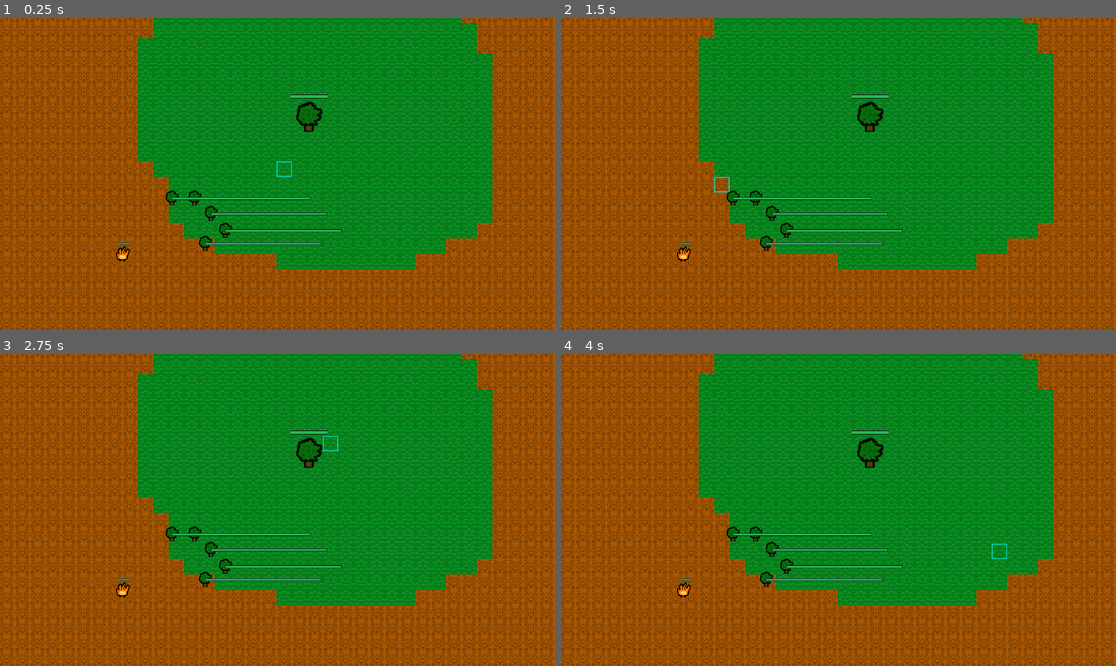
Above: before the commit, frames 1-4 (two rows, left to right).
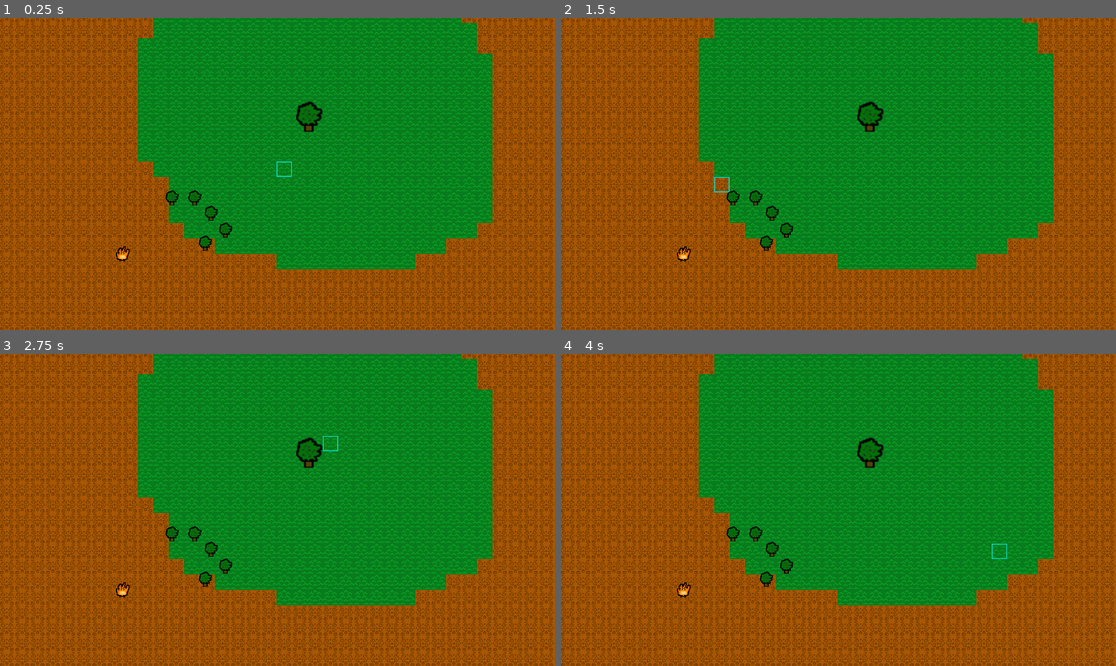
Above: after the commit, the same moments.

Repository: nmarch213/piratejam
Game: Godot game, scene res://main.tscn
Same seed, same stepped clock (60 frames per second), same inputs: the game is played once before the commit and once after it.
Inputs (mouse positions are in pixels of both pictures, inside the frame that each line leads up to):
- Up to frame 1 (0.25 s): no input
- Up to frame 2 (1.5 s): tap Enter at 0.5 s; move the mouse to (960, 158) at 0.52 s; tap Space at 1.25 s; move the mouse to (727, 189) at 1.27 s
- Up to frame 3 (2.75 s): tap Enter at 2 s; move the mouse to (333, 441) at 2.02 s
- Up to frame 4 (4 s): tap Space at 2.75 s; move the mouse to (810, 572) at 2.77 s; tap Enter at 3.5 s; move the mouse to (1005, 556) at 3.52 s

The runs differ from the first frame. In frame 1, 0.9% of the frame differs, in the area x 21-62%, y 24-73%; in frame 2, 0.9%; in frame 3, 0.9%; in frame 4, 0.9%.

Commit message:
hide health bars if hp full, scale health bars for saplings

Diff:
--- a/components/HealthComponent.gd
+++ b/components/HealthComponent.gd
@@ -24,6 +24,8 @@
 	health_bar.max_value = MAX_HEALTH
 	damage_bar.value = health
 	damage_bar.max_value = MAX_HEALTH
+	if is_full_health():
+		health_bar.hide()
 
 func damage(attack: Attack):
 	health -= attack.damage
@@ -31,12 +33,15 @@
 	damage_bar.value = attack.damage
 	if health <= 0:
 		get_parent().queue_free()
+	health_bar.show()
 
 func heal(amount):
 	health = min(health + amount, MAX_HEALTH)
 	health_bar.value = health
+	if is_full_health():
+		health_bar.hide()
 
-func is_max_health():
+func is_full_health():
 	return health == MAX_HEALTH
 
 func _on_timer_timeout():
--- a/tree/BaseTree.gd
+++ b/tree/BaseTree.gd
@@ -4,7 +4,7 @@
 @export var sunlight_per_second = 1
 
 func _on_sun_timer_timeout():
-	if $HealthComponent.is_max_health():
+	if $HealthComponent.is_full_health():
 		SunlightManager.bank_sunlight(sunlight_per_second)
 	else:
 		$HealthComponent.heal(sunlight_per_second)
--- a/tree/towers/sapling/sapling.tscn
+++ b/tree/towers/sapling/sapling.tscn
@@ -23,6 +23,8 @@
 polygon = PackedVector2Array(-14.5875, 16.3, 14.5875, 16.3, 14.5875, -15.7, -14.5875, -15.7)
 
 [node name="HealthComponent" parent="." instance=ExtResource("3_k38r1")]
+position = Vector2(-14, -16)
+scale = Vector2(0.12, 0.5)
 
 [node name="SunTimer" type="Timer" parent="."]
 autostart = true
